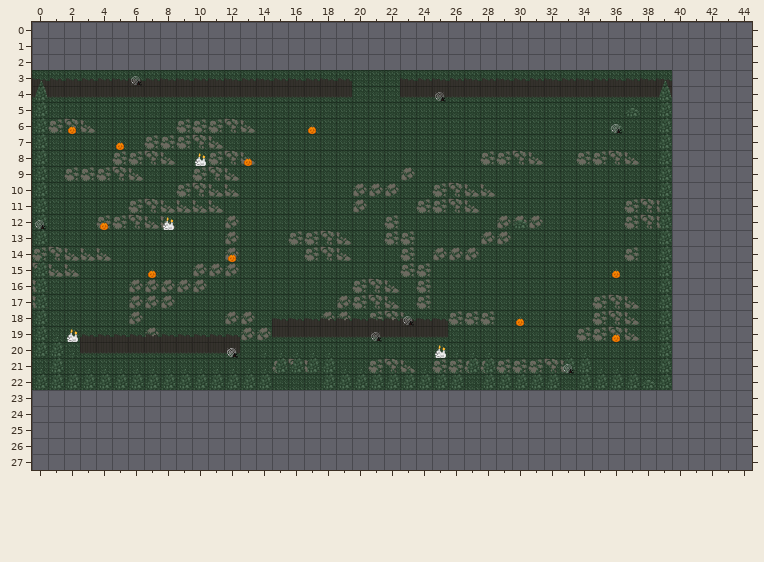
Tiled map -- core/assets/CandyPileMap.tmx. The picture above is the old version.
Cells are 30x30 px. Shown: x 0..44, y 0..27. The old version is drawn lined up with the new one.
New version:
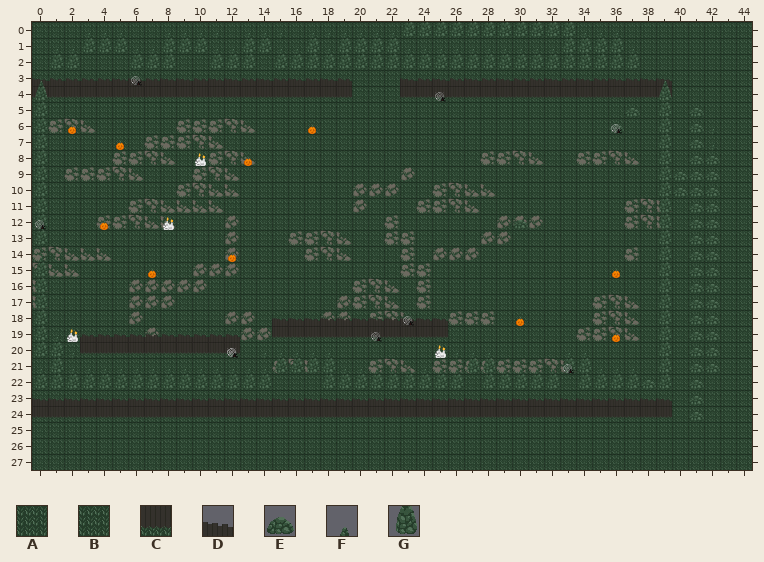
Key: from "BaseTiles": A 0, B 1, C 8, D 9; from "DecoTiles": E 12, F 13, G 25.
_ is an empty cell.
From old to new:
map size 40x20 -> 45x30 cells (old content now starts at 0,3; both pictures use the new coordinates)
Layer "Base":
The edit adds tile A in rows 3 to 22 at x 40 to 44; in row 23 at x 0 to 44; in row 24 at x 40 to 44; in rows 25 to 27 at x 0 to 44.
The edit adds tile B in row 0 at x 0 to 44; in row 1 at x 0 to 35 and 40 to 44; in row 2 at x 0 to 39 and 42 to 44.
Layer "Middle":
The edit adds tile B in row 1 at x 36 to 39; in row 2 at x 40 to 41.
The edit adds tile C in row 24 at x 0 to 39.
The edit adds tile D in row 23 at x 0 to 39.
The edit adds tile E in rows 5 to 7 at x 41; in row 8 at x 41 to 42; in rows 9 to 10 at x 40 to 42; in rows 11 to 21 at x 41 to 42; in rows 22 to 24 at x 41.
The edit adds tile F in rows 6 to 7 at x 42.
Layer "Top":
The edit adds tile F in row 0 at x 3 to 5, 8 to 11, 13 to 15, 17 to 22 and 34 to 36; in row 1 at x 1 to 2, 6 to 7, 11 to 12, 15 to 16, 18, 23 to 32 and 37.
The edit adds tile G in row 0 at x 23 to 33; in row 1 at x 3 to 5, 8 to 10, 13 to 14, 17, 19 to 22 and 33 to 36; in row 2 at x 1 to 2, 6 to 8, 11 to 13 and 15 to 37.
Boxes around the changes in both pictures, in picture pixels (x1, y1, x2, y2):
added: (32, 22, 752, 470)
